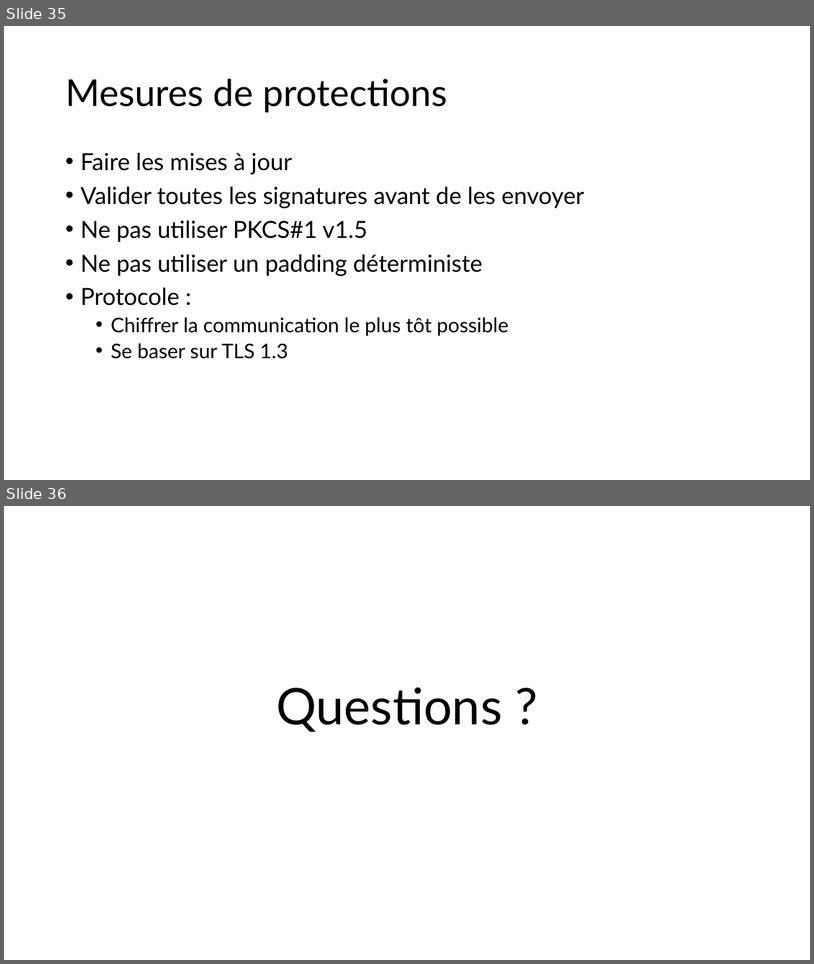
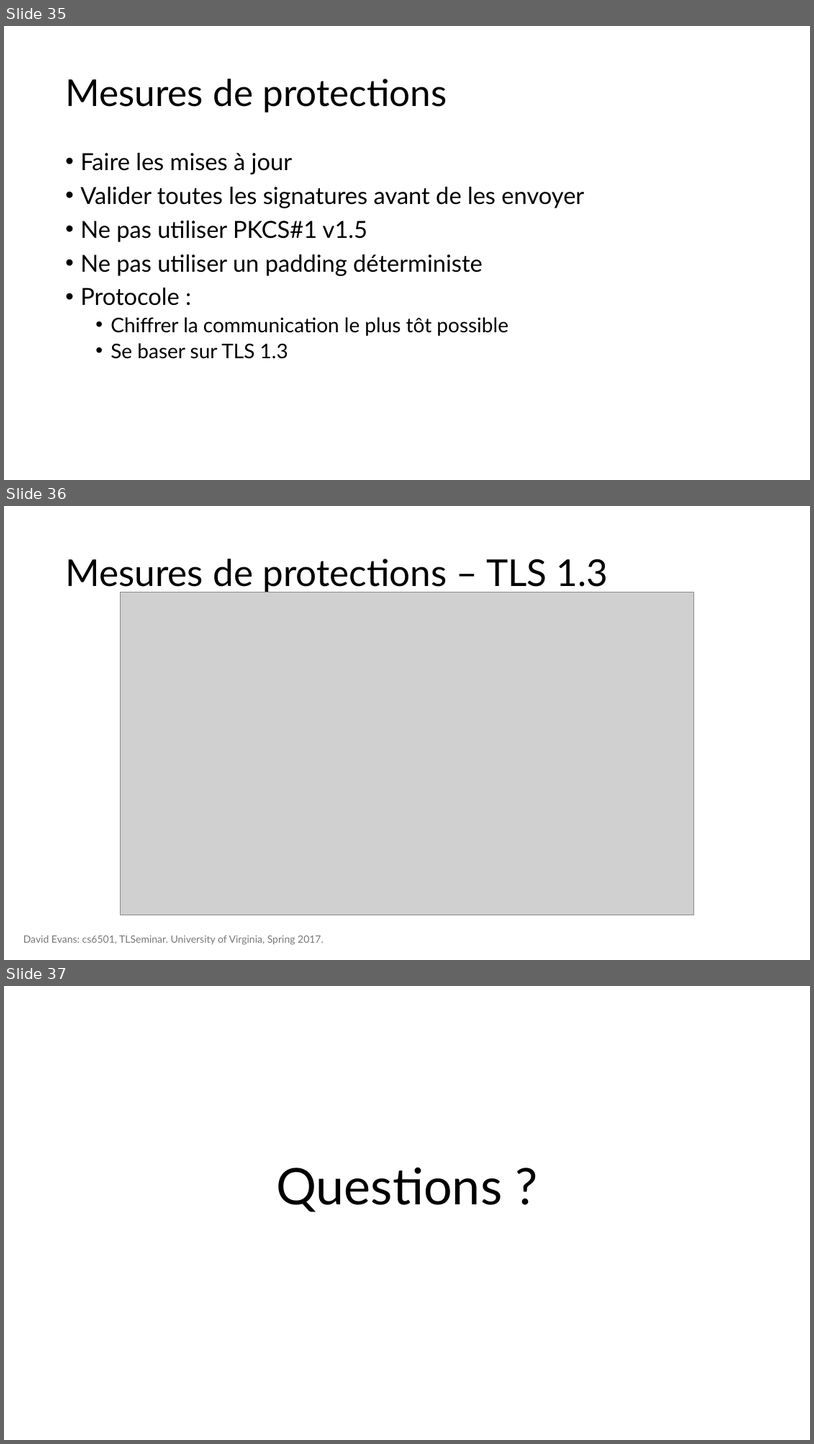
Before and after one commit to JustinFerrara14/SSE, a slide deck: SSELaticeAttackFerrara.pptx. Shown one above the other, each under a label of ours: slides 35 and 36 before the commit, slides 35, 36 and 37 after it. The pictures are 814x964 and 814x1444 pixels, drawn with LibreOffice and Linux fonts; fonts in the diff are those of the drawing; grey boxes stand for pictures. Boxes give left, top, right and bottom in pixels: in the first picture for what was removed or moved away, otherwise in the second. Text is boxed around its words. In the diff, an @@ line names an element or a change of style, - is before the commit and + after.

```diff
--- a/SSELaticeAttackFerrara.pptx
+++ b/SSELaticeAttackFerrara.pptx
@@ slide 36 added at bbox=[4, 506, 810, 960], background #FFFFFF @@
@@ title added at bbox=[65, 559, 609, 592], 44 pt, text #000000 @@
+Mesures de protections – TLS 1.3
@@ picture added at bbox=[120, 592, 694, 915] @@
@@ text added at bbox=[23, 935, 324, 944], 12 pt, text #797979 @@
+David Evans: cs6501, TLSeminar. University of Virginia, Spring 2017.
@@ what was slide 36 is now slide 37 @@
```
Also in this commit, not shown: 3 other files.
